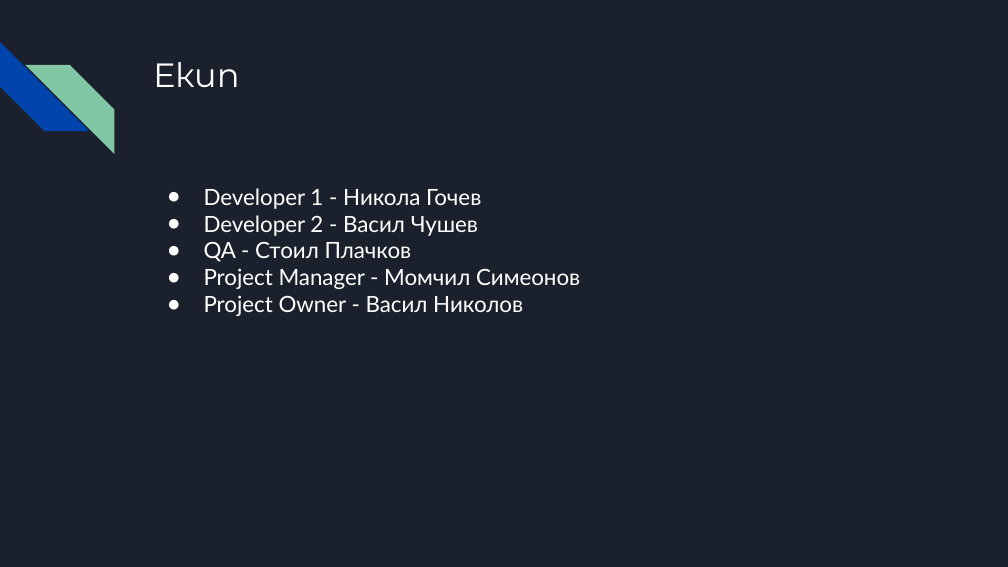
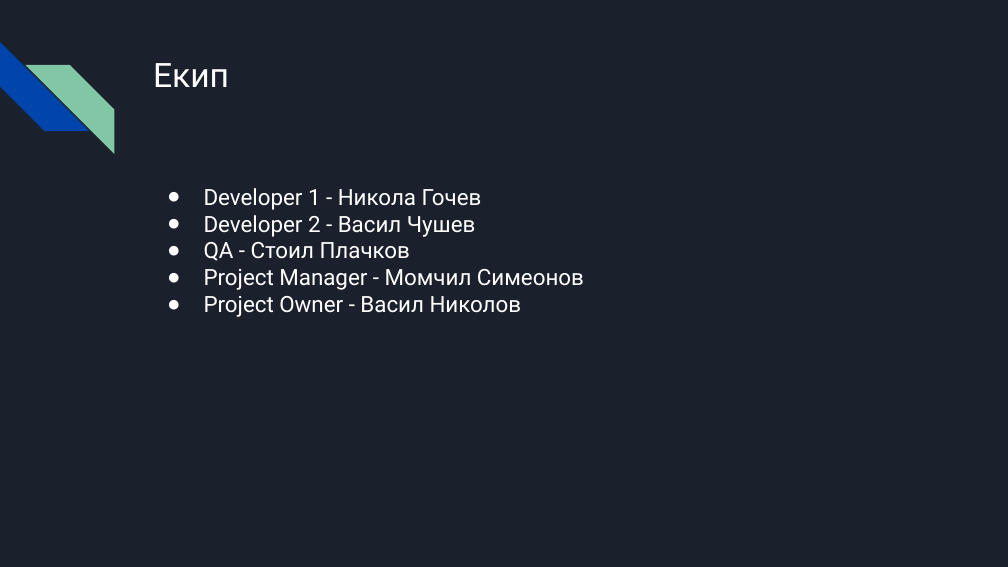
Before and after one commit to sp-2025-2026-lettuce-leave/iteration-2, a slide deck: slide 2 of stu2201321033/Project Touch Grass - Основни технологии за тестване.pptx. Drawn at 1008x567 pixels with LibreOffice and Linux fonts; fonts in the diff are those of the drawing. Boxes give left, top, right and bottom in pixels: in the first picture for what was removed or moved away, otherwise in the second. Text is boxed around its words. In the diff, an @@ line names an element or a change of style, - is before the commit and + after.

```diff
--- a/stu2201321033/Project Touch Grass - Основни технологии за тестване.pptx
+++ b/stu2201321033/Project Touch Grass - Основни технологии за тестване.pptx
@@ title "Екип" at (153, 63, 229, 87): font Montserrat to Roboto @@
@@ text "Developer 1 - Никола Гочев" at (204, 188, 584, 317): font Lato to Roboto @@
```
Also in this commit, not shown: 1 other slide changed, 1 other file.
